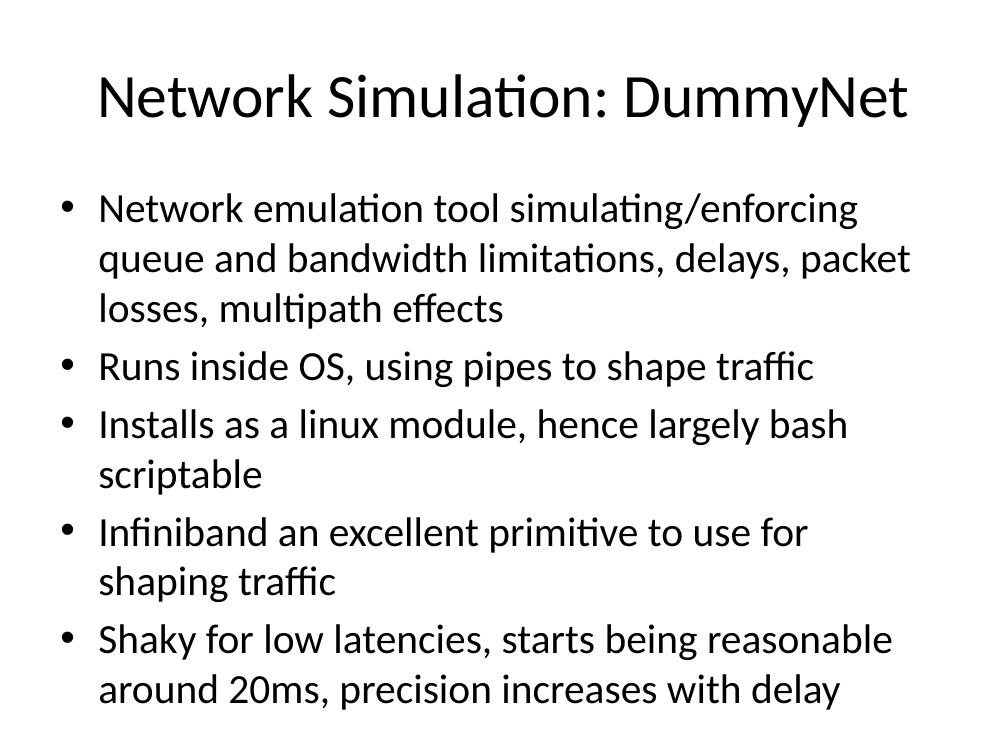
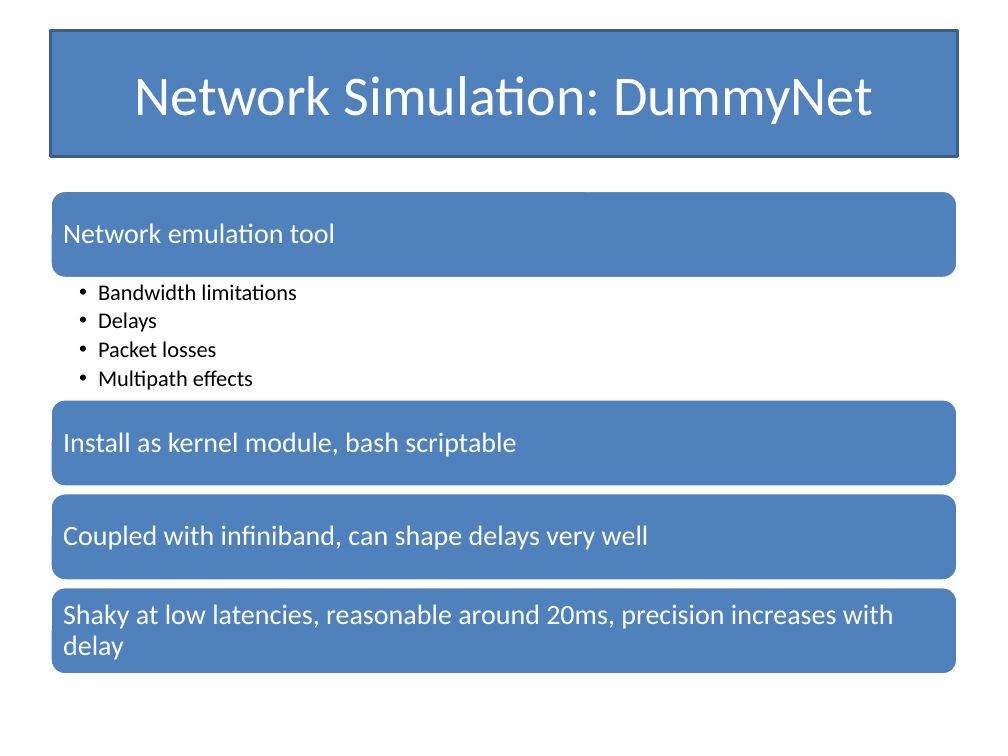
Before and after one commit to Slania/JPaxos-1, a slide deck: slide 25 of Paxos based directory updates for geo-replicated cloud storage.pptx (slide 24 before the commit). Drawn at 1008x756 pixels with LibreOffice and Linux fonts; fonts in the diff are those of the drawing. Boxes give left, top, right and bottom in pixels: in the first picture for what was removed or moved away, otherwise in the second. Text is boxed around its words. In the diff, an @@ line names an element or a change of style, - is before the commit and + after.

```diff
--- a/Paxos based directory updates for geo-replicated cloud storage.pptx
+++ b/Paxos based directory updates for geo-replicated cloud storage.pptx
@@ title "Network Simulation: DummyNet": place and size @@
-title "Network Simulation: DummyNet" at (97,74,910,127)
+title "Network Simulation: DummyNet" at (50,30,958,156)
@@ title "Network Simulation: DummyNet" at (50,30,958,156): size 44 to 40 pt, text colour #000000 to #FFFFFF; fill none to #4F81BD; outline none to #3A5F8C 2 pt @@
@@ text removed at (98,193,911,710) @@
-• Network emulation tool simulating/enforcing queue and bandwidth limitations, delays, packet losses, multipath effects
-• Runs inside OS, using pipes to shape traffic
-• Installs as a linux module, hence largely bash scriptable
-• Infiniband an excellent primitive to use for shaping traffic
-• Shaky for low latencies, starts being reasonable around 20ms, precision increases with delay
@@ group added at (50,191,958,674): 5 texts, 4 rounded rectangles @@
+Network emulation tool
+  •• Bandwidth limitations
+  •• Delays
+  •• Packet losses
+  •• Multipath effects
+Install as kernel module, bash scriptable
+Coupled with infiniband, can shape delays very well
+Shaky at low latencies, reasonable around 20ms, precision increases with delay
```
Also in this commit, not shown: 9 other slides changed, 9 slides added.
